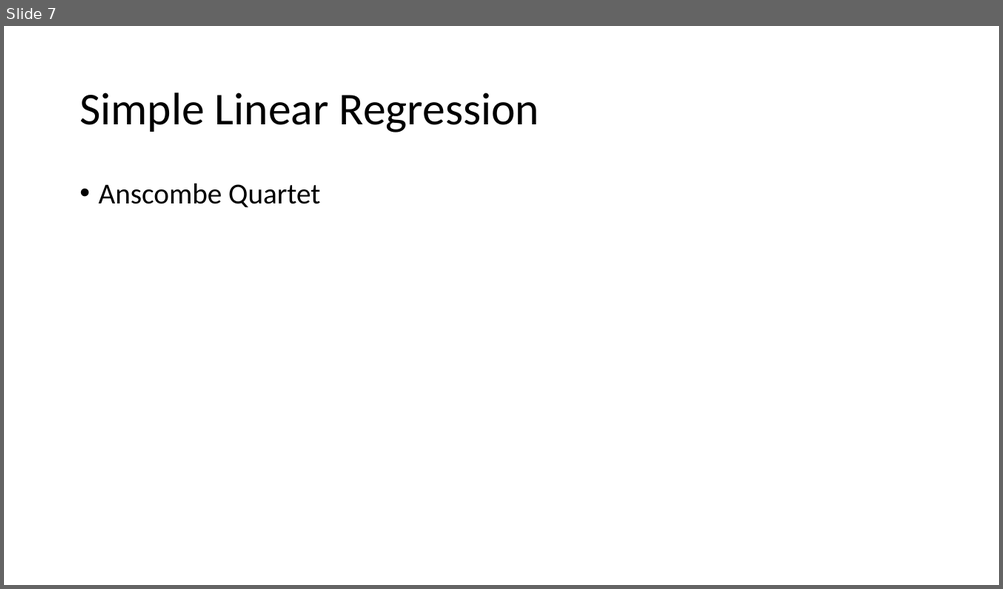
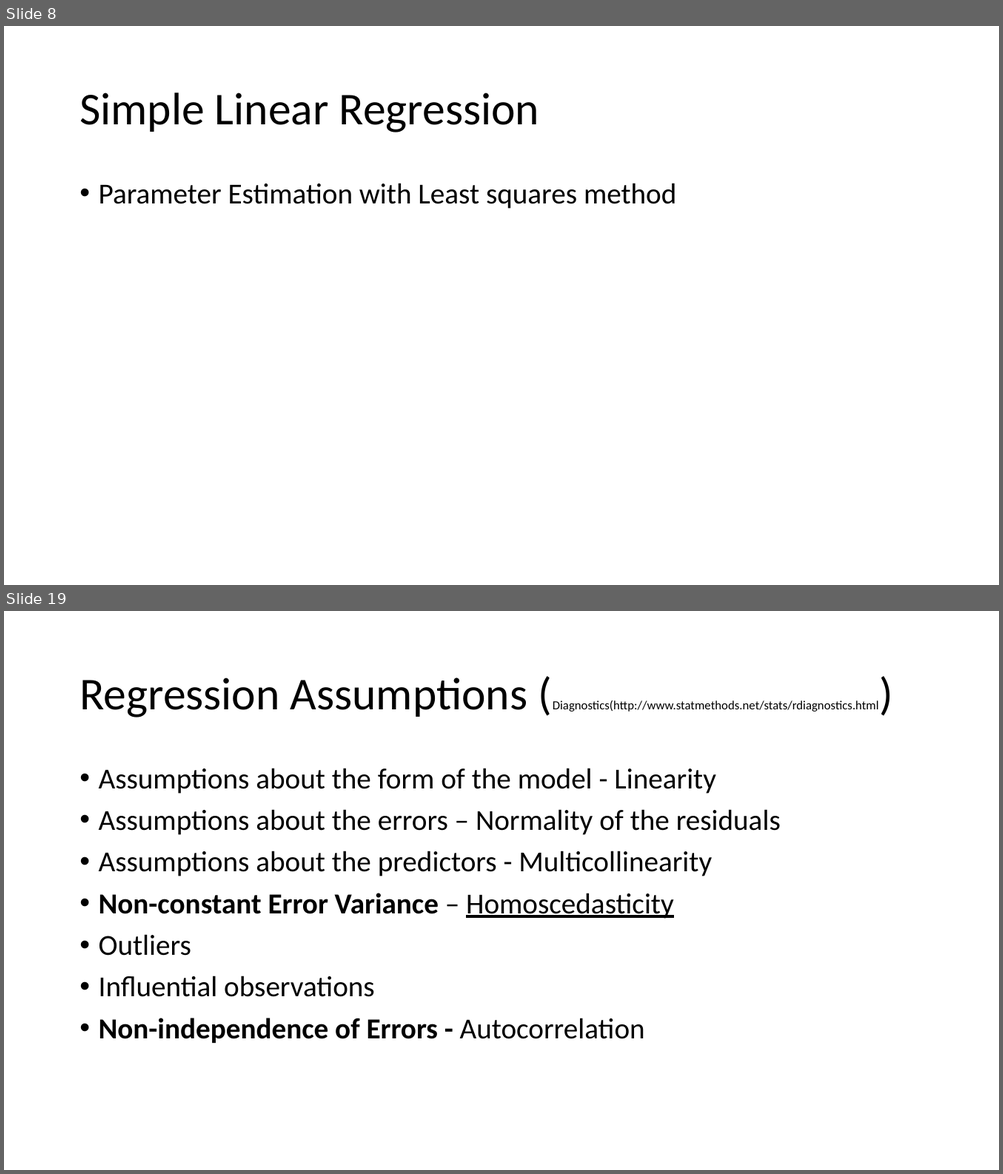
Before and after one commit to puneetjindal/r_python, a slide deck: acadgild/24-02-2017/Regression Analysis by example.pptx. Shown one above the other, each under a label of ours: slide 7 before the commit, slides 8 and 19 after it; the slides between them are not shown. The pictures are 1003x589 and 1003x1174 pixels, drawn with LibreOffice and Linux fonts; fonts in the diff are those of the drawing. Boxes give left, top, right and bottom in pixels: in the first picture for what was removed or moved away, otherwise in the second. Text is boxed around its words. In the diff, an @@ line names an element or a change of style, - is before the commit and + after.

Commit message:
Added sentiment analysis material and regression ppt

```diff
--- a/acadgild/24-02-2017/Regression Analysis by example.pptx
+++ b/acadgild/24-02-2017/Regression Analysis by example.pptx
@@ slide 19 added at box(4, 611, 999, 1170), background #FFFFFF @@
@@ title added at box(79, 678, 879, 718), 12 pt, text #000000 @@
+Regression Assumptions (Diagnostics(http://www.statmethods.net/stats/rdiagnostics.html)
@@ text added at box(99, 768, 780, 1043), 28 pt, text #000000 @@
+• Assumptions about the form of the model - Linearity
+• Assumptions about the errors – Normality of the residuals
+• Assumptions about the predictors - Multicollinearity
+• Non-constant Error Variance – Homoscedasticity
+• Outliers
+• Influential observations
+• Non-independence of Errors - Autocorrelation
@@ what was slide 7 is now slide 8 @@
@@ slide 8 changed as well @@
@@ text at box(99, 183, 676, 209): text changed @@
-• Anscombe Quartet
+• Parameter Estimation with Least squares method
```
Also in this commit, not shown: 1 other slide changed, 26 other slides added, 16 other files.
